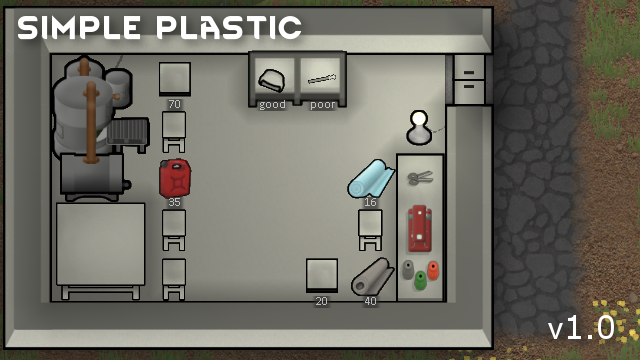
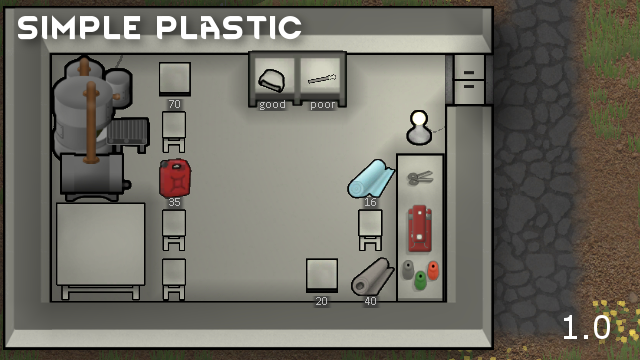
Layers edited between the first and the second 640 x 360 image:
hid "v1.0" over [left=548, top=315, right=614, bottom=339]
hid "Drop Shadow" over [left=548, top=312, right=626, bottom=349]
added layer "Clipboard" above "CE" over [left=557, top=312, right=626, bottom=349]
